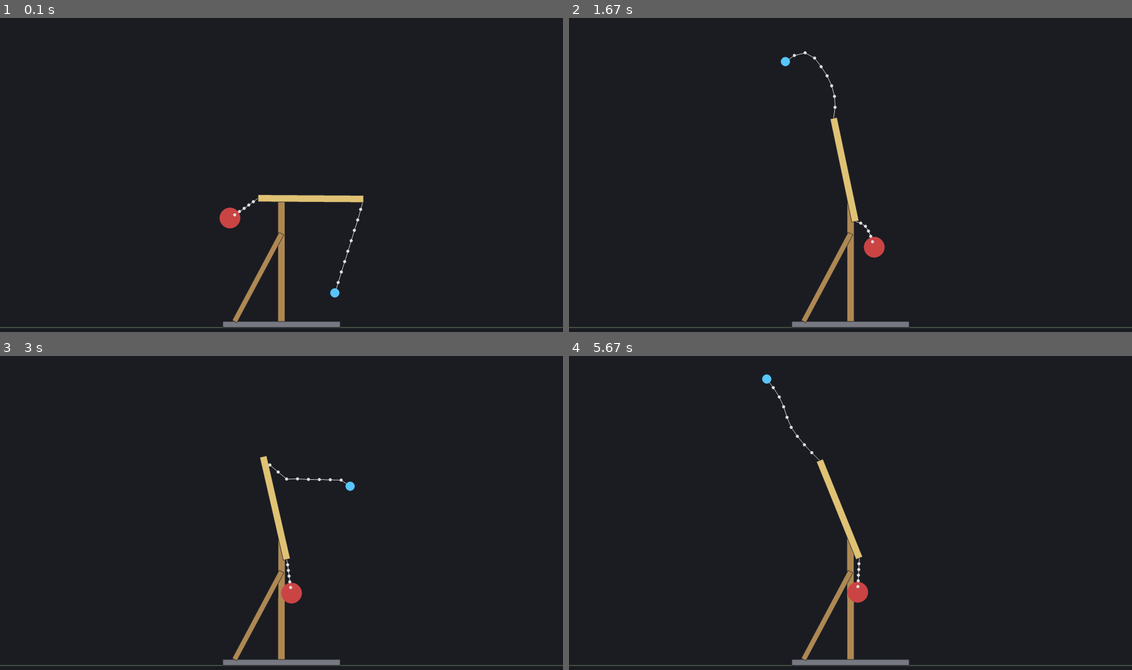
Above: before the commit, frames 1-4 (two rows, left to right).
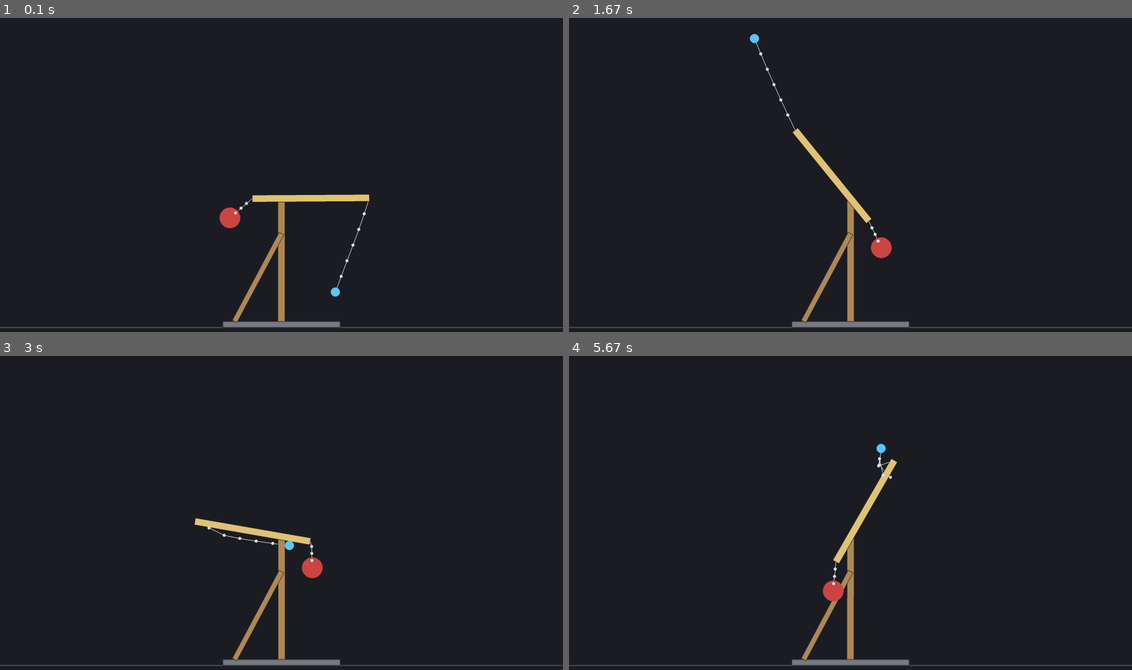
Above: after the commit, the same moments.

Repository: wedrownix/Symulator_fizyczny
Game: pygame game, started from Trebusz_Claude.py
Same seed, same stepped clock (60 frames per second), same inputs: the game is played once before the commit and once after it.
Inputs:
- Up to frame 1 (0.1 s): no input
- Up to frame 2 (1.67 s): tap Space at 0.33, 0.73, 1.03, 1.23, 1.57 s
- Up to frame 3 (3 s): tap Space at 1.87, 2.07, 2.37, 2.63, 2.97 s
- Up to frame 4 (5.67 s): tap Space at 3.27, 3.4, 3.8, 4.1, 4.47, 4.87, 5.17, 5.37 s

The runs differ from the first frame. In frame 1, 0.4% of the frame differs, in the area x 39-66%, y 56-90%; in frame 2, 1.2%; in frame 3, 1.5%; in frame 4, 1.5%, in the area x 34-59%, y 5-97%.

Commit message:
Ostatnie poprawki do mojego kodu pokazowego

Diff:
--- a/Trebusz_Claude.py
+++ b/Trebusz_Claude.py
@@ -723,26 +723,27 @@
     world.connectFixed(base, brace, Vec2(-0.8, 0.10))
     world.connectFixed(mast, brace, Vec2(0.0, 1.60))
 
-    # --- wysięgnik na ZAWIASIE w szczycie masztu.
-    # Gęstość jest duża, bo lekki wysięgnik obciążony 100 kg z jednej strony
-    # natychmiast staje pionowo i uderza w ogranicznik kąta.
-    boom = world.addBeam(0.5, 2.20, 1.8, 0.12, density=120.0)
+    armLength: float = 2.0  # długość ramienia trebusza
+    armPivot: float = 0.25  # proporcja ramienia krótszego do całego trebusza
+
+    # --- 3. ramię miotające na ZAWIASIE w wierzchołku
+    # oś leży w (0,0) czyli w 1/4 długości od lewego końca, więc
+    # środek masy jest przesunięty o 1/4 względem osi
+    boom = world.addBeam(armLength*armPivot, 2.20, armLength, 0.12, density=120.0)
     world.connectRevolute(mast, boom, Vec2(0, 2.20),
-                          minAngle=-2, maxAngle=2,   # ogranicznik wychyłu
+                          minAngle=-3, maxAngle=3,   # ogranicznik wychyłu
                           damping=2.0)                    # wygaszanie kołysania
 
     # --- lekki ładunek na długiej linie (prawa strona)
     # 1 kg, ogniwa po 0.05 kg -> stosunek 20:1, lina praktycznie nierozciągliwa
     load1 = world.addPointMass(0.9, 0.6, 1.0, 0.08, color=(90, 200, 255))
     world.connectRopeChain(boom, boom.end(1.0), load1, load1.pos.clone(),
-                           numNodes=8, nodeMass=0.1)
-
-    # --- ciężki ładunek na krótkiej linie (lewa strona)
-    # 100 kg, ogniwa po 1.0 kg -> stosunek 100:1, błąd rzędu 0.1 %
-    # nodeMass=None też jest poprawne: masa dobierze się sama (ładunek/50)
+                           numNodes=5, nodeMass=0.1)
+
+    # --- 4. przeciwwaga na krótkiej linie z ogniw
     load2 = world.addPointMass(-0.9, 1.90, 100.0, 0.18, color=(205, 70, 70))
     world.connectRopeChain(boom, boom.end(-1.0), load2, load2.pos.clone(),
-                           numNodes=5, nodeMass=0.1 )
+                           numNodes=3, nodeMass=0.1 )
 
 
 # =============================================================================
